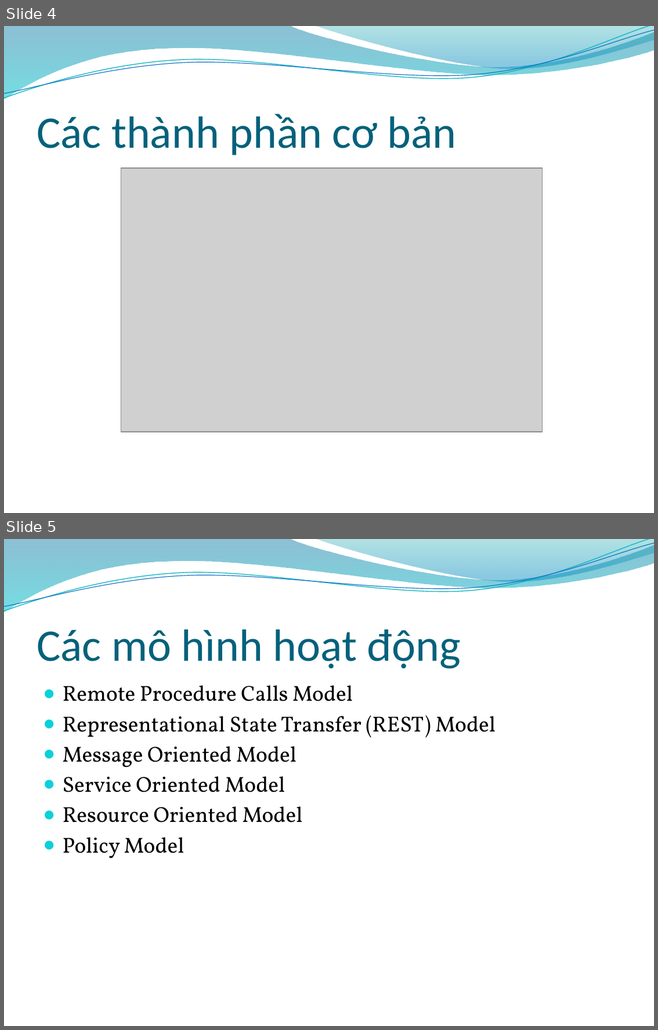
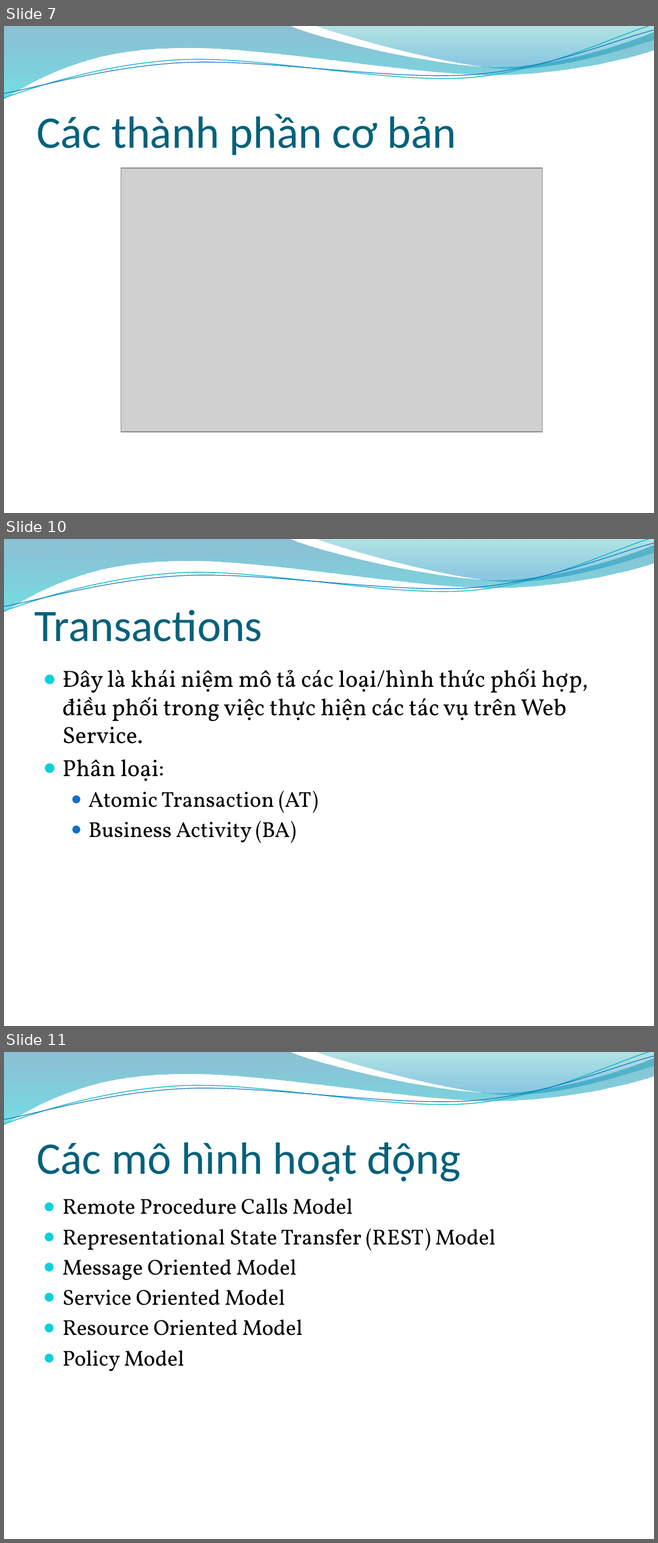
Before and after one commit to fast-link/bk-20102-assignment, a slide deck: An ninh mang/Bảo mật trong Web Service_Slide.pptx. Shown one above the other, each under a label of ours: slides 4 and 5 before the commit, slides 7, 10 and 11 after it; the slides between them are not shown. The pictures are 658x1030 and 658x1543 pixels, drawn with LibreOffice and Linux fonts; fonts in the diff are those of the drawing; grey boxes stand for pictures; background and template pictures are left out. Boxes give left, top, right and bottom in pixels: in the first picture for what was removed or moved away, otherwise in the second. Text is boxed around its words. In the diff, an @@ line names an element or a change of style, - is before the commit and + after.

```diff
--- a/An ninh mang/Bảo mật trong Web Service_Slide.pptx
+++ b/An ninh mang/Bảo mật trong Web Service_Slide.pptx
@@ slide 10 added at <box>4,539,654,1026</box>, background picture (left out); not listed: 4 template elements that a slide beside it also shows @@
@@ title added at <box>35,610,263,642</box>, 50 pt, text #04617B @@
+Transactions
@@ text added at <box>63,669,587,843</box>, 26 pt, text #000000 @@
+● Đây là khái niệm mô tả các loại/hình thức phối hợp, điều phối trong việc thực hiện các tác vụ trên Web Service.
+● Phân loại:
+  ● Atomic Transaction (AT)
+  ● Business Activity (BA)
@@ what was slide 4 is now slide 7 @@
@@ what was slide 5 is now slide 11 @@
```
Also in this commit, not shown: 1 slide changed, 24 other slides added, 1 other file.
